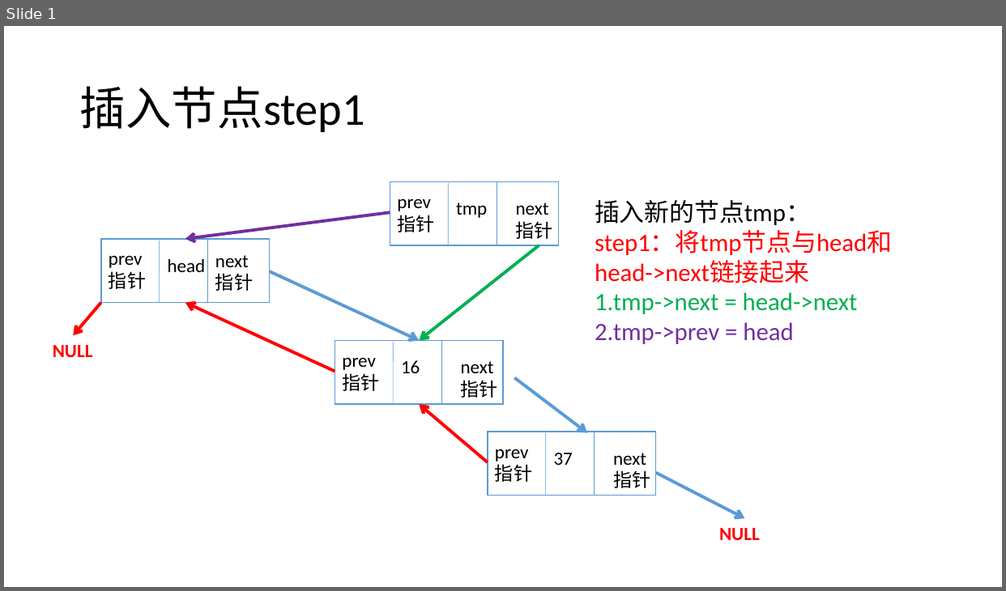
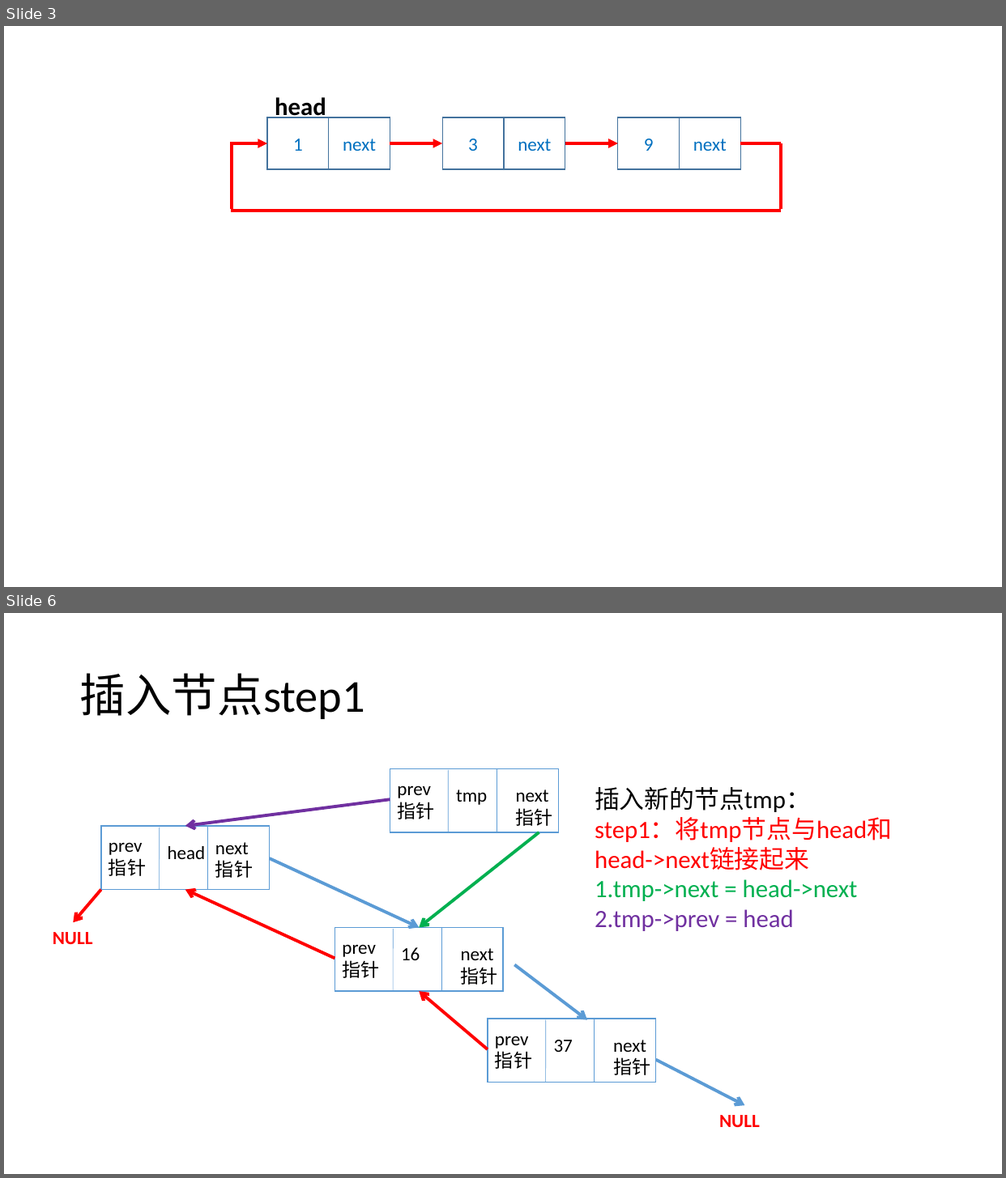
Before and after one commit to Waynefn/cpp_ds_algo, a slide deck: ppt.pptx. Shown one above the other, each under a label of ours: slide 1 before the commit, slides 3 and 6 after it; the slides between them are not shown. The pictures are 1006x591 and 1006x1178 pixels, drawn with LibreOffice and Linux fonts; fonts in the diff are those of the drawing. Boxes give left, top, right and bottom in pixels: in the first picture for what was removed or moved away, otherwise in the second. Text is boxed around its words. In the diff, an @@ line names an element or a change of style, - is before the commit and + after.

```diff
--- a/ppt.pptx
+++ b/ppt.pptx
@@ slide 3 added at [4,26,1002,587], background #FFFFFF @@
@@ text added at [275,97,326,118], 24 pt, text #000000, bold @@
+head
@@ rectangle added at [267,118,329,169], outline #43739E 1 pt, 18 pt, text #0070C0 @@
+1
@@ rectangle added at [329,118,390,169], outline #43739E 1 pt, 18 pt, text #0070C0 @@
+next
@@ rectangle added at [443,118,504,169], outline #43739E 1 pt, 18 pt, text #0070C0 @@
+3
@@ rectangle added at [504,118,565,169], outline #43739E 1 pt, 18 pt, text #0070C0 @@
+next
@@ rectangle added at [618,118,680,169], outline #43739E 1 pt, 18 pt, text #0070C0 @@
+9
@@ rectangle added at [680,118,740,169], outline #43739E 1 pt, 18 pt, text #0070C0 @@
+next
@@ line added from (232, 209) to (232, 142), #FF0000 3 pt @@
@@ arrow added from (232, 143) to (267, 143), #FF0000 3 pt @@
@@ arrow added from (390, 143) to (443, 143), #FF0000 3 pt @@
@@ arrow added from (565, 143) to (618, 143), #FF0000 3 pt @@
@@ line added from (740, 143) to (781, 143), #FF0000 3 pt @@
@@ line added from (781, 143) to (781, 209), #FF0000 3 pt @@
@@ line added from (781, 211) to (231, 211), #FF0000 3 pt @@
@@ what was slide 1 is now slide 6 @@
```
Also in this commit, not shown: 6 slides changed, 7 other slides added, 3 other files.
